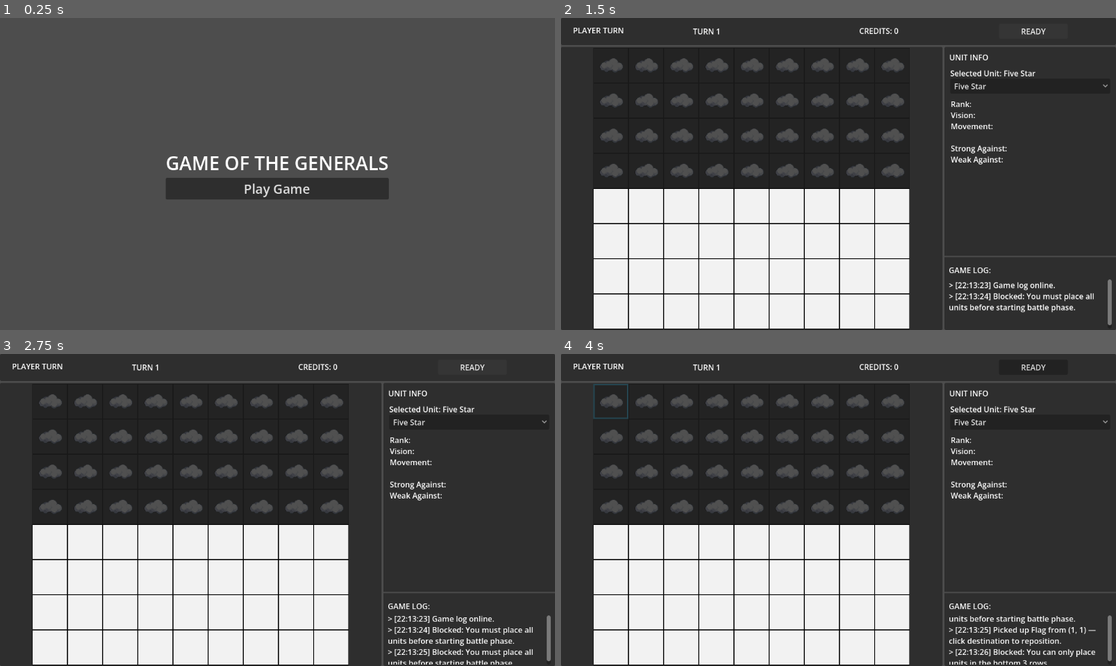
Above: before the commit, frames 1-4 (two rows, left to right).
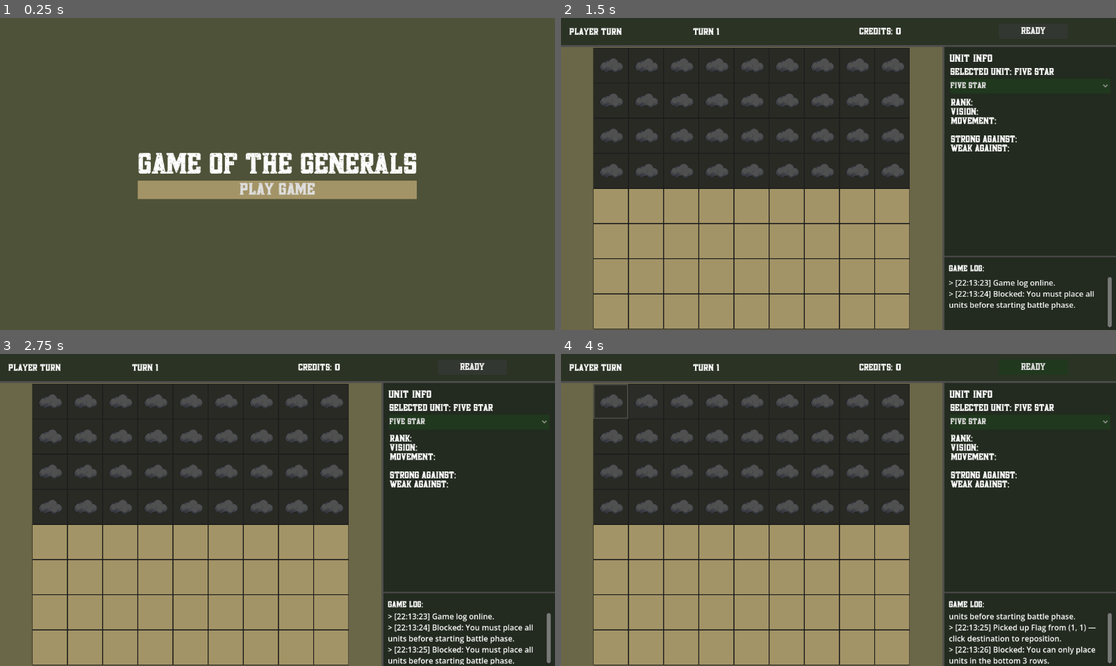
Above: after the commit, the same moments.

Repository: vevelle-95/AI-Game-Development
Game: Godot game, scene res://main_menu.tscn
Two runs of this game, one before a commit and one after it. Both use one fixed random seed, a clock stepped at 60 frames per second and the inputs below.
Inputs (mouse positions are in pixels of both pictures, inside the frame that each line leads up to):
- Up to frame 1 (0.25 s): no input
- Up to frame 2 (1.5 s): click "Play Game" at 0.5 s; click "READY" at 1.25 s
- Up to frame 3 (2.75 s): click "READY" at 2 s
- Up to frame 4 (4 s): click (610, 400) at 2.75 s; click (644, 400) at 3.52 s

The runs differ from the first frame. In frame 1, 5.6% of the frame differs, in the area x 24-76%, y 43-59%; in frame 2, 39%; in frame 3, 40%; in frame 4, 40%, in the area x 0-100%, y 0-100%.

Commit message:
colors + font

Diff:
--- a/main_menu.tscn
+++ b/main_menu.tscn
@@ -1,6 +1,12 @@
 [gd_scene format=3 uid="uid://daeax1fqjvu2i"]
 
 [ext_resource type="Script" uid="uid://c1t3xeqix3fcd" path="res://main_menu.gd" id="1"]
+[ext_resource type="FontFile" uid="uid://d1fhc8ijax8qv" path="res://assets/fonts/HeadCapitalBoldGrunge- .otf" id="2_7vrkn"]
+
+[sub_resource type="StyleBoxFlat" id="StyleBoxFlat_fu7sn"]
+bg_color = Color(0.6392157, 0.5803922, 0.40392157, 1)
+expand_margin_top = 2.0
+expand_margin_bottom = 2.0
 
 [node name="MainMenu" type="Control" unique_id=611245104]
 layout_mode = 3
@@ -10,6 +16,12 @@
 grow_horizontal = 2
 grow_vertical = 2
 script = ExtResource("1")
+
+[node name="ColorRect" type="ColorRect" parent="." unique_id=190659846]
+layout_mode = 0
+offset_right = 1152.0
+offset_bottom = 649.0
+color = Color(0.30588236, 0.32156864, 0.21960784, 1)
 
 [node name="MainMenu#Center" type="CenterContainer" parent="." unique_id=1245130693]
 layout_mode = 0
@@ -24,11 +36,14 @@
 
 [node name="MainMenu_Center_VBox#Title" type="Label" parent="MainMenu#Center/MainMenu_Center#VBox" unique_id=223179561]
 layout_mode = 2
-theme_override_font_sizes/font_size = 39
+theme_override_fonts/font = ExtResource("2_7vrkn")
+theme_override_font_sizes/font_size = 61
 text = "GAME OF THE GENERALS"
 horizontal_alignment = 1
 
 [node name="MainMenu_Center_VBox#PlayButton" type="Button" parent="MainMenu#Center/MainMenu_Center#VBox" unique_id=628309059]
 layout_mode = 2
-theme_override_font_sizes/font_size = 27
+theme_override_fonts/font = ExtResource("2_7vrkn")
+theme_override_font_sizes/font_size = 35
+theme_override_styles/normal = SubResource("StyleBoxFlat_fu7sn")
 text = "Play Game"
--- a/main_screen.gd
+++ b/main_screen.gd
@@ -41,6 +41,7 @@
 	top_phase_label.text = board.get_current_turn_name()
 	_update_bounty_label(0, 0, "")
 	turn_label.text = "TURN %d" % board.get_turn_number()
+
 
 func setup_unit_picker():
 	unit_picker.clear()
--- a/main_screen.tscn
+++ b/main_screen.tscn
@@ -2,11 +2,29 @@
 
 [ext_resource type="PackedScene" uid="uid://ukwiguyxf7mv" path="res://board.tscn" id="1_tjn2e"]
 [ext_resource type="Script" uid="uid://j8xcuehy4rgf" path="res://main_screen.gd" id="2_1ewi0"]
+[ext_resource type="FontFile" uid="uid://d1fhc8ijax8qv" path="res://assets/fonts/HeadCapitalBoldGrunge- .otf" id="2_7a4el"]
+
+[sub_resource type="StyleBoxFlat" id="StyleBoxFlat_w0p2i"]
+bg_color = Color(0.16470589, 0.2, 0.14117648, 1)
+
+[sub_resource type="StyleBoxFlat" id="StyleBoxFlat_7a4el"]
+bg_color = Color(0.1254902, 0.21960784, 0.11372549, 1)
+
+[sub_resource type="StyleBoxFlat" id="StyleBoxFlat_kwhh3"]
+bg_color = Color(0.41568628, 0.4, 0.28235295, 1)
+
+[sub_resource type="StyleBoxFlat" id="StyleBoxFlat_4sclt"]
+bg_color = Color(0.13725491, 0.16862746, 0.1254902, 1)
+
+[sub_resource type="StyleBoxFlat" id="StyleBoxFlat_ywh4s"]
+bg_color = Color(0.1254902, 0.21960784, 0.11372549, 1)
 
 [sub_resource type="StyleBoxFlat" id="StyleBoxFlat_0hkt3"]
 bg_color = Color(0.6, 0.6, 0.6, 0)
 
 [node name="Main" type="Node2D" unique_id=204537711]
+modulate = Color(0.101960786, 0.12156863, 0.09019608, 1)
+self_modulate = Color(0.101960786, 0.12156863, 0.09019608, 1)
 script = ExtResource("2_1ewi0")
 
 [node name="UI" type="CanvasLayer" parent="." unique_id=2048553049]
@@ -20,29 +38,36 @@
 custom_minimum_size = Vector2(0, 56)
 layout_mode = 2
 size_flags_horizontal = 3
+theme_override_styles/panel = SubResource("StyleBoxFlat_w0p2i")
 
 [node name="Player Turn" type="Label" parent="UI/VBoxContainer/TopBar" unique_id=1826374627]
 layout_mode = 0
-offset_left = 25.0
-offset_top = 14.0
-offset_right = 131.0
-offset_bottom = 37.0
-text = "PLAYER TURN"
+offset_left = 17.0
+offset_top = 20.0
+offset_right = 198.0
+offset_bottom = 43.0
+theme_override_fonts/font = ExtResource("2_7a4el")
+theme_override_font_sizes/font_size = 20
+text = "Game of the generals"
 
 [node name="Credits" type="Label" parent="UI/VBoxContainer/TopBar" unique_id=17563800]
 layout_mode = 0
 offset_left = 619.0
-offset_top = 15.0
+offset_top = 19.0
 offset_right = 705.0
 offset_bottom = 38.0
+theme_override_fonts/font = ExtResource("2_7a4el")
+theme_override_font_sizes/font_size = 20
 text = "0 CREDITS"
 
 [node name="Turn #" type="Label" parent="UI/VBoxContainer/TopBar" unique_id=28672865]
 layout_mode = 0
 offset_left = 274.0
-offset_top = 16.0
+offset_top = 20.0
 offset_right = 331.0
 offset_bottom = 39.0
+theme_override_fonts/font = ExtResource("2_7a4el")
+theme_override_font_sizes/font_size = 20
 text = "TURN 1"
 
 [node name="Button" type="Button" parent="UI/VBoxContainer/TopBar" unique_id=1921813739]
@@ -51,6 +76,9 @@
 offset_top = 12.0
 offset_right = 1052.0
 offset_bottom = 43.0
+theme_override_fonts/font = ExtResource("2_7a4el")
+theme_override_font_sizes/font_size = 20
+theme_override_styles/normal = SubResource("StyleBoxFlat_7a4el")
 text = "READY"
 
 [node name="MiddleArea" type="HBoxContainer" parent="UI/VBoxContainer" unique_id=900000002]
@@ -62,6 +90,7 @@
 layout_mode = 2
 size_flags_horizontal = 3
 size_flags_vertical = 3
+theme_override_styles/panel = SubResource("StyleBoxFlat_kwhh3")
 
 [node name="BoardRoot" parent="UI/VBoxContainer/MiddleArea/BoardPanel" unique_id=729058877 instance=ExtResource("1_tjn2e")]
 layout_mode = 1
@@ -72,18 +101,23 @@
 offset_top = 0.0
 offset_right = 0.0
 offset_bottom = 0.0
+columns = 9
+rows = 8
 
 [node name="RightPanel" type="Panel" parent="UI/VBoxContainer/MiddleArea" unique_id=67974028]
 custom_minimum_size = Vector2(356, 0)
 layout_mode = 2
 size_flags_vertical = 3
+theme_override_styles/panel = SubResource("StyleBoxFlat_4sclt")
 
 [node name="Unit Info" type="Label" parent="UI/VBoxContainer/MiddleArea/RightPanel" unique_id=1840397609]
 layout_mode = 0
 offset_left = 10.0
-offset_top = 10.0
+offset_top = 14.0
 offset_right = 279.0
 offset_bottom = 33.0
+theme_override_fonts/font = ExtResource("2_7a4el")
+theme_override_font_sizes/font_size = 22
 text = "UNIT INFO"
 
 [node name="Selected Unit" type="Label" parent="UI/VBoxContainer/MiddleArea/RightPanel" unique_id=1527922695]
@@ -92,6 +126,8 @@
 offset_top = 43.0
 offset_right = 303.0
 offset_bottom = 66.0
+theme_override_fonts/font = ExtResource("2_7a4el")
+theme_override_font_sizes/font_size = 20
 text = "Selected Unit: None"
 
 [node name="UnitPicker" type="OptionButton" parent="UI/VBoxContainer/MiddleArea/RightPanel" unique_id=913005541]
@@ -100,6 +136,10 @@
 offset_top = 66.0
 offset_right = 344.0
 offset_bottom = 97.0
+theme_override_colors/font_outline_color = Color(0.1254902, 0.14901961, 0.11372549, 1)
+theme_override_fonts/font = ExtResource("2_7a4el")
+theme_override_font_sizes/font_size = 18
+theme_override_styles/normal = SubResource("StyleBoxFlat_ywh4s")
 
 [node name="Stats" type="RichTextLabel" parent="UI/VBoxContainer/MiddleArea/RightPanel" unique_id=323194217]
 layout_mode = 0
@@ -107,8 +147,16 @@
 offset_top = 107.0
 offset_right = 319.0
 offset_bottom = 430.0
+theme_override_fonts/normal_font = ExtResource("2_7a4el")
+theme_override_fonts/bold_font = ExtResource("2_7a4el")
+theme_override_fonts/bold_italics_font = ExtResource("2_7a4el")
+theme_override_fonts/italics_font = ExtResource("2_7a4el")
+theme_override_fonts/mono_font = ExtResource("2_7a4el")
+theme_override_font_sizes/normal_font_size = 20
 text = "Rank:
+
 Vision:
+
 Movement:
 "
 
@@ -147,6 +195,8 @@
 
 [node name="Game Log" type="Label" parent="UI/VBoxContainer/MiddleArea/RightPanel/LogPanel/LogVBox" unique_id=2034027505]
 layout_mode = 2
+theme_override_fonts/font = ExtResource("2_7a4el")
+theme_override_font_sizes/font_size = 18
 text = "GAME LOG:"
 
 [node name="LogScroll" type="ScrollContainer" parent="UI/VBoxContainer/MiddleArea/RightPanel/LogPanel/LogVBox" unique_id=1659285111]
--- a/tile.gd
+++ b/tile.gd
@@ -34,23 +34,33 @@
 func apply_color():
 	var style = StyleBoxFlat.new()
 
-	# HALF BOARD SPLIT
-	if grid_pos.y < 4: # top half (adjust if 8 rows)
-		style.bg_color = Color(0.2, 0.2, 0.2) # dark side
+	# HALF BOARD SPLIT - use requested palette
+	# Enemy side: muted dark olive #4E5238 -> (78,82,56)
+	# Player side: Khaki Sand #A39467 -> (163,148,103)
+	var enemy_color = Color(78.0 / 255.0, 82.0 / 255.0, 56.0 / 255.0)
+	var player_color = Color(163.0 / 255.0, 148.0 / 255.0, 103.0 / 255.0)
+	if grid_pos.y < 4: # top half (for 8-row board)
+		style.bg_color = enemy_color
 	else:
-		style.bg_color = Color(0.95, 0.95, 0.95) # white side
+		style.bg_color = player_color
 
-	# borders
+	# borders and interaction styles
 	var border_width := 3 if is_selected else 1
 	style.border_width_left = border_width
 	style.border_width_top = border_width
 	style.border_width_right = border_width
 	style.border_width_bottom = border_width
-	style.border_color = Color(0.25, 0.8, 1.0) if is_selected else Color.BLACK
+	style.border_color = Color(0.8, 0.85, 0.7) if is_selected else Color(0.1, 0.1, 0.1)
+
+	# create a slightly lighter variant for hover/pressed
+	var hover_style = style.duplicate()
+	hover_style.bg_color = style.bg_color.lightened(0.06)
+	var pressed_style = style.duplicate()
+	pressed_style.bg_color = style.bg_color.darkened(0.04)
 
 	add_theme_stylebox_override("normal", style)
-	add_theme_stylebox_override("hover", style)
-	add_theme_stylebox_override("pressed", style)
+	add_theme_stylebox_override("hover", hover_style)
+	add_theme_stylebox_override("pressed", pressed_style)
 
 func set_unit(texture_path: String):
 	if texture_path == "" or texture_path == null:
Binary file added: assets/fonts/HeadCapitalBoldGrunge- .otf
Not shown, added: assets/fonts/HeadCapitalBoldGrunge- .otf.import
